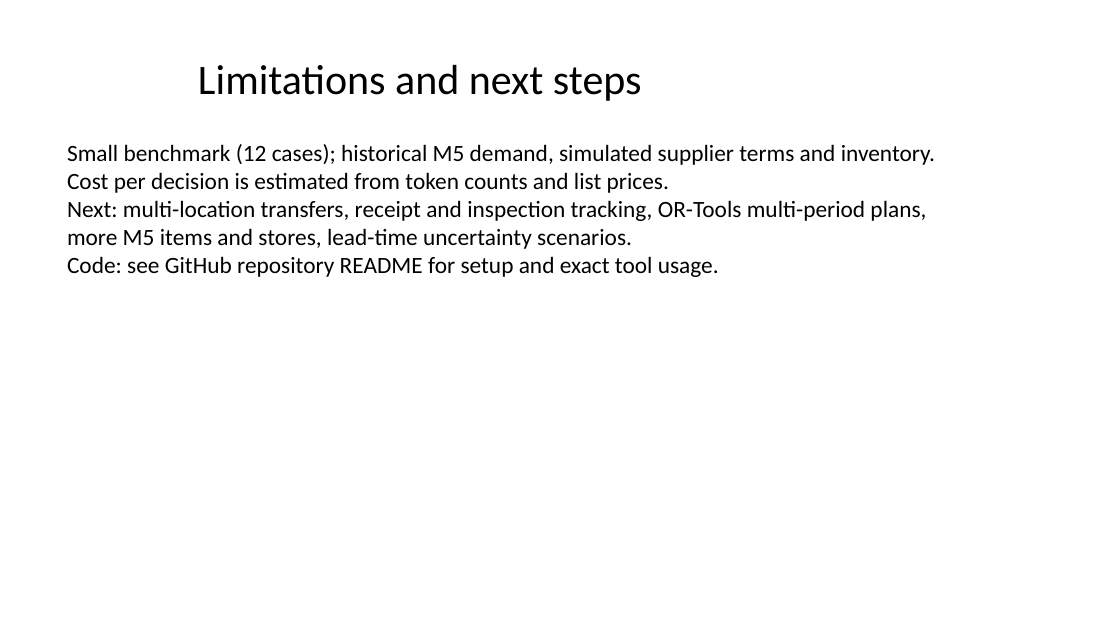
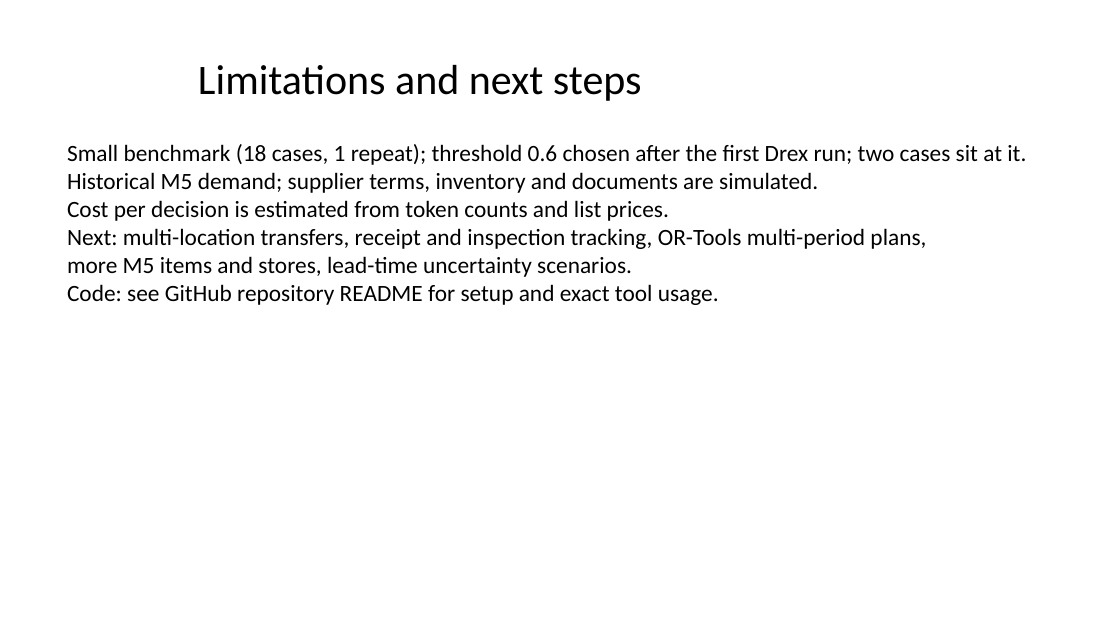
Before and after one commit to Nithish09/nexus, a slide deck: slide 6 of slides/Nexus_Drexathon.pptx. Drawn at 1120x630 pixels with LibreOffice and Linux fonts; fonts in the diff are those of the drawing. Boxes give left, top, right and bottom in pixels: in the first picture for what was removed or moved away, otherwise in the second. Text is boxed around its words. In the diff, an @@ line names an element or a change of style, - is before the commit and + after.

Commit message:
Add hybrid threshold sweep (written with Intern 0.30.1), results, README

```diff
--- a/slides/Nexus_Drexathon.pptx
+++ b/slides/Nexus_Drexathon.pptx
@@ text at (67,144,1026,193): text changed @@
-Small benchmark (12 cases); historical M5 demand, simulated supplier terms and inventory.
+Small benchmark (18 cases, 1 repeat); threshold 0.6 chosen after the first Drex run; two cases sit at it.
+Historical M5 demand; supplier terms, inventory and documents are simulated.
```
Also in this commit, not shown: 2 other slides changed, 4 other files.
